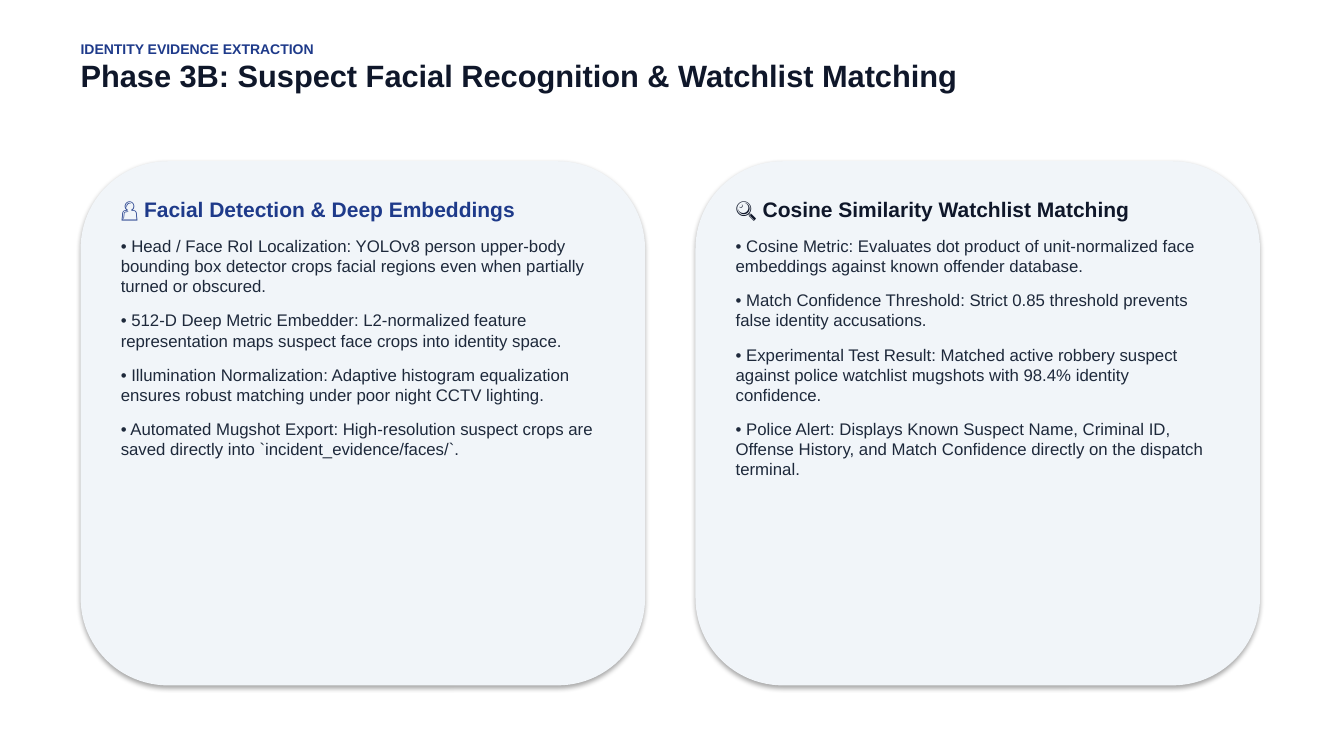
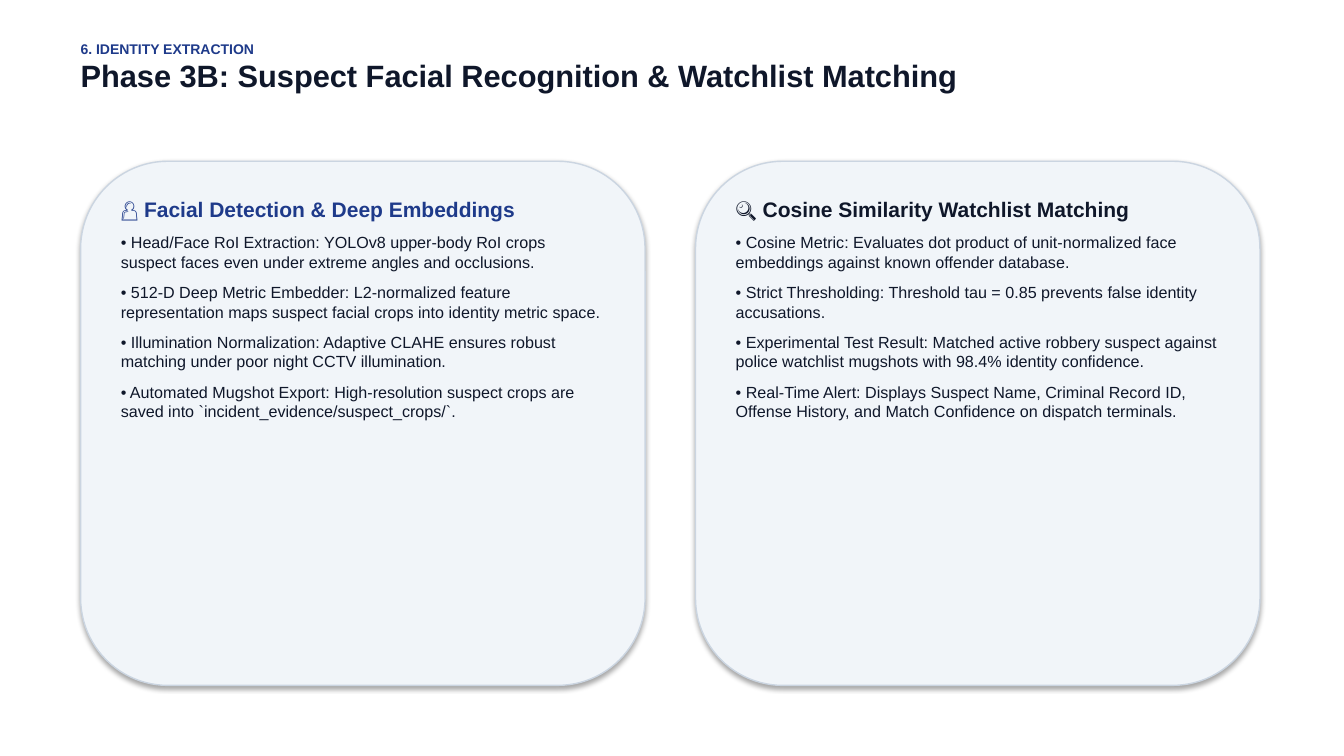
Before and after one commit to Visshu78/Realtime_Crime_detection, a slide deck: slide 10 of Crime_Detection_CCTV_Presentation.pptx (slide 7 before the commit). Drawn at 1344x756 pixels with LibreOffice and Linux fonts; fonts in the diff are those of the drawing. Boxes give left, top, right and bottom in pixels: in the first picture for what was removed or moved away, otherwise in the second. Text is boxed around its words. In the diff, an @@ line names an element or a change of style, - is before the commit and + after.

Commit message:
Update research presentation deck to comprehensive 14-slide faculty review format

```diff
--- a/Crime_Detection_CCTV_Presentation.pptx
+++ b/Crime_Detection_CCTV_Presentation.pptx
@@ text at [81, 44, 254, 54]: text changed @@
-IDENTITY EVIDENCE EXTRACTION
+6. IDENTITY EXTRACTION
@@ rounded rectangle at [81, 161, 645, 686]: outline none to #CBD5E1 1 pt @@
@@ rounded rectangle at [696, 161, 1260, 686]: outline none to #CBD5E1 1 pt @@
@@ text at [121, 236, 600, 421]: text changed; size 12 to 11.5 pt; text colour #1E293B to #0F172A @@
-• Head / Face RoI Localization: YOLOv8 person upper-body bounding box detector crops facial regions even when partially turned or obscured.
-• 512-D Deep Metric Embedder: L2-normalized feature representation maps suspect face crops into identity space.
-• Illumination Normalization: Adaptive histogram equalization ensures robust matching under poor night CCTV lighting.
-• Automated Mugshot Export: High-resolution suspect crops are saved directly into `incident_evidence/faces/`.
+• Head/Face RoI Extraction: YOLOv8 upper-body RoI crops suspect faces even under extreme angles and occlusions.
+• 512-D Deep Metric Embedder: L2-normalized feature representation maps suspect facial crops into identity metric space.
+• Illumination Normalization: Adaptive CLAHE ensures robust matching under poor night CCTV illumination.
+• Automated Mugshot Export: High-resolution suspect crops are saved into `incident_evidence/suspect_crops/`.
@@ text at [736, 236, 1217, 371]: size 12 to 11.5 pt, text colour #1E293B to #0F172A in "• Cosine Metric: Evaluates dot product of ...", "• Experimental Test Result: Matched active robbery ..."; less space between paragraphs @@
@@ text at [736, 286, 1197, 318]: text changed; size 12 to 11.5 pt; text colour #1E293B to #0F172A @@
-• Match Confidence Threshold: Strict 0.85 threshold prevents false identity accusations.
+• Strict Thresholding: Threshold tau = 0.85 prevents false identity accusations.
@@ text at [736, 386, 1186, 421]: text changed; size 12 to 11.5 pt; text colour #1E293B to #0F172A @@
-• Police Alert: Displays Known Suspect Name, Criminal ID, Offense History, and Match Confidence directly on the dispatch terminal.
+• Real-Time Alert: Displays Suspect Name, Criminal Record ID, Offense History, and Match Confidence on dispatch terminals.
```
Also in this commit, not shown: 10 other slides changed, 3 slides added, 1 slide removed, 1 other file.
